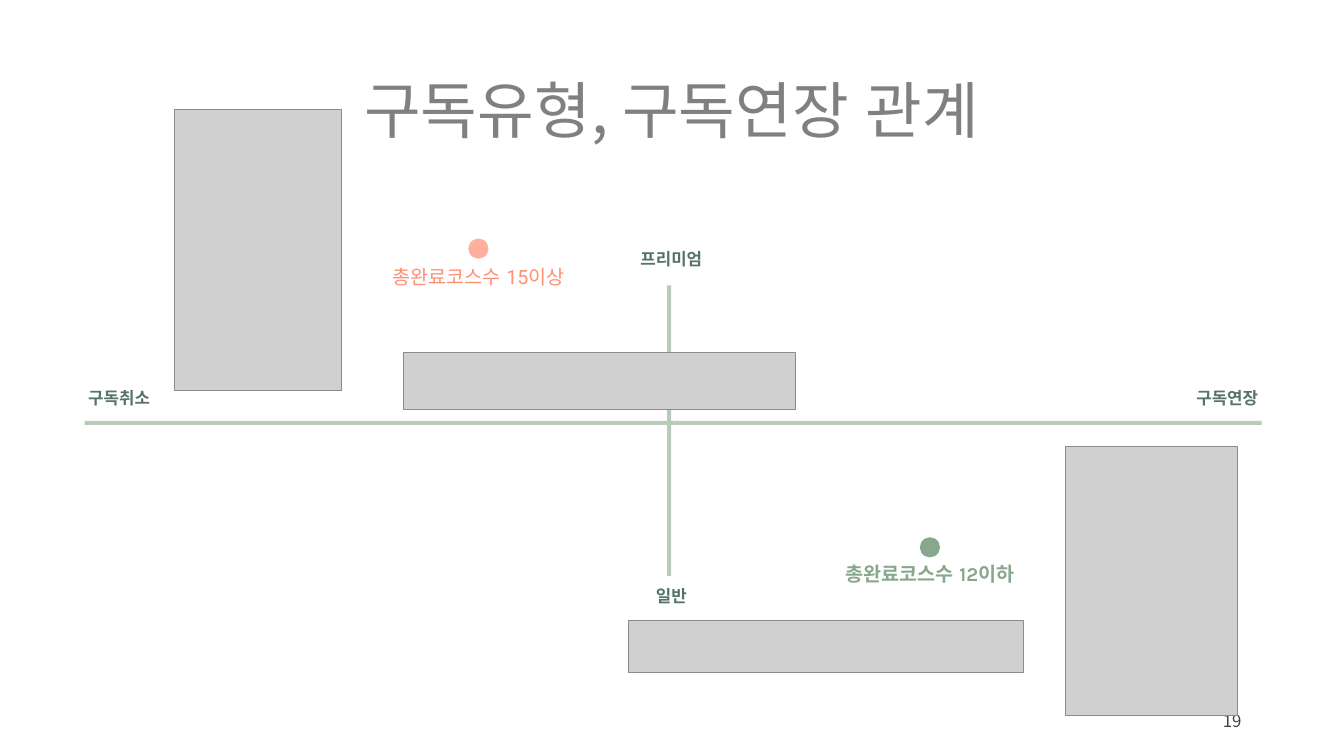
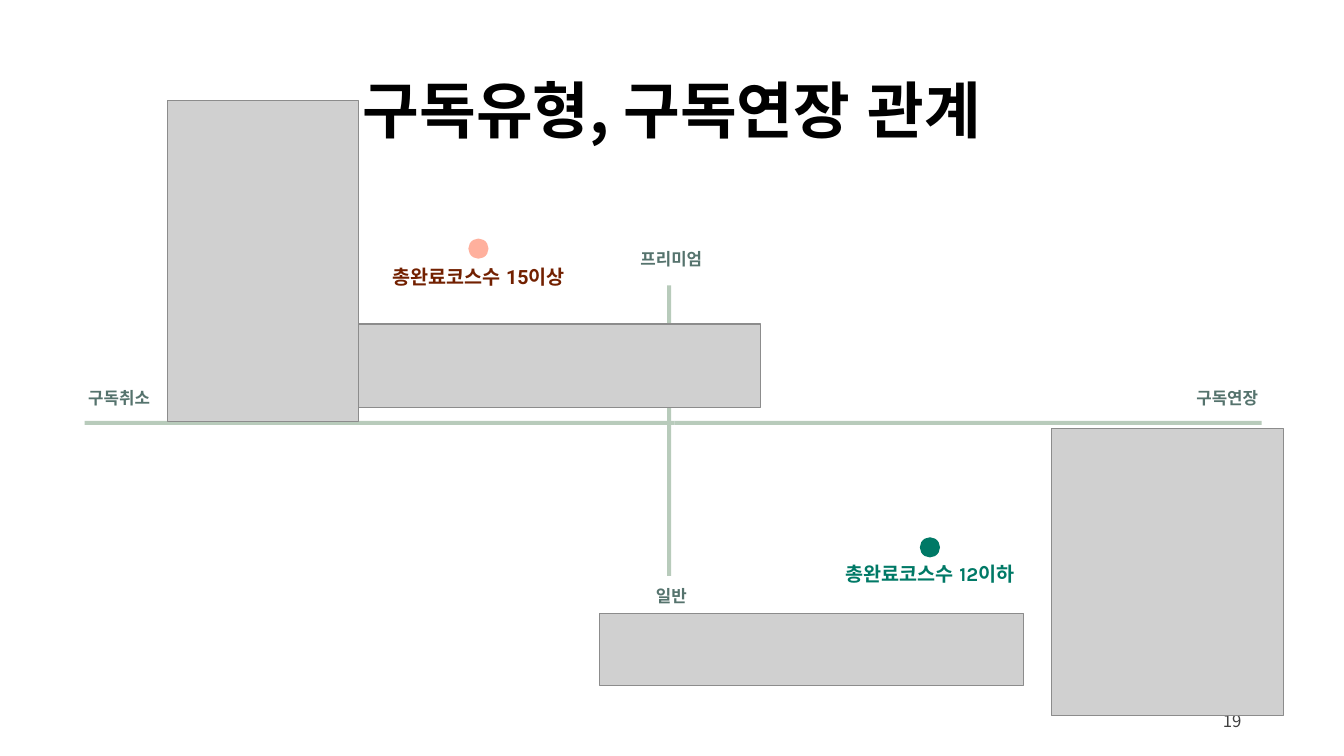
Before and after one commit to aiexplorer515/wassup_white, a slide deck: slide 19 of Project/DA_미니프로젝트.pptx. Drawn at 1344x756 pixels with LibreOffice and Linux fonts; fonts in the diff are those of the drawing; grey boxes stand for pictures. Boxes give left, top, right and bottom in pixels: in the first picture for what was removed or moved away, otherwise in the second. Text is boxed around its words. In the diff, an @@ line names an element or a change of style, - is before the commit and + after.

```diff
--- a/Project/DA_미니프로젝트.pptx
+++ b/Project/DA_미니프로젝트.pptx
@@ title "구독유형, 구독연장 관계" at [363,81,981,146]: text colour #808080 to #000000, bold on @@
@@ picture: place and size @@
-picture at [174,110,342,391]
+picture at [167,101,359,421]
@@ text "총완료코스수 15이상" at [392,267,565,286]: text colour #FF8F74 to #722000, bold on @@
@@ picture: place and size @@
-picture at [404,352,796,409]
+picture at [355,324,761,407]
@@ picture: place and size @@
-picture at [1067,447,1238,716]
+picture at [1052,429,1284,716]
@@ ellipse at [921,537,941,558]: fill #88A88E to #007966 @@
@@ text "총완료코스수 12이하" at [845,564,1014,583]: text colour #88A88E to #007966 @@
@@ picture: place and size @@
-picture at [629,621,1024,674]
+picture at [600,613,1024,686]
```
Also in this commit, not shown: 21 other slides changed.
